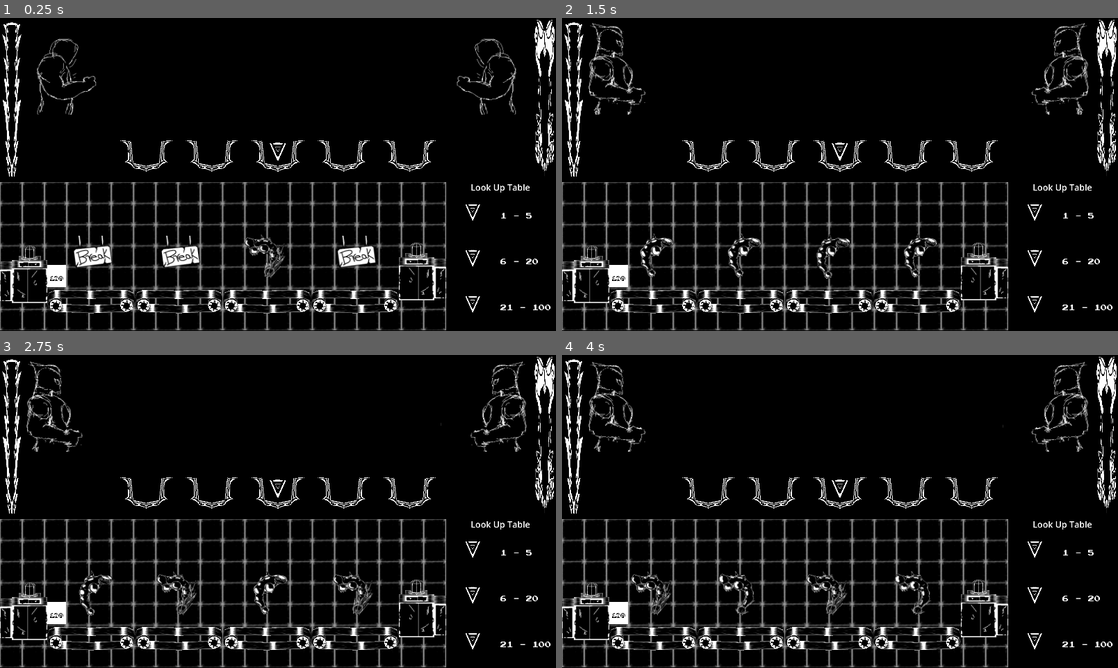
Above: before the commit, frames 1-4 (two rows, left to right).
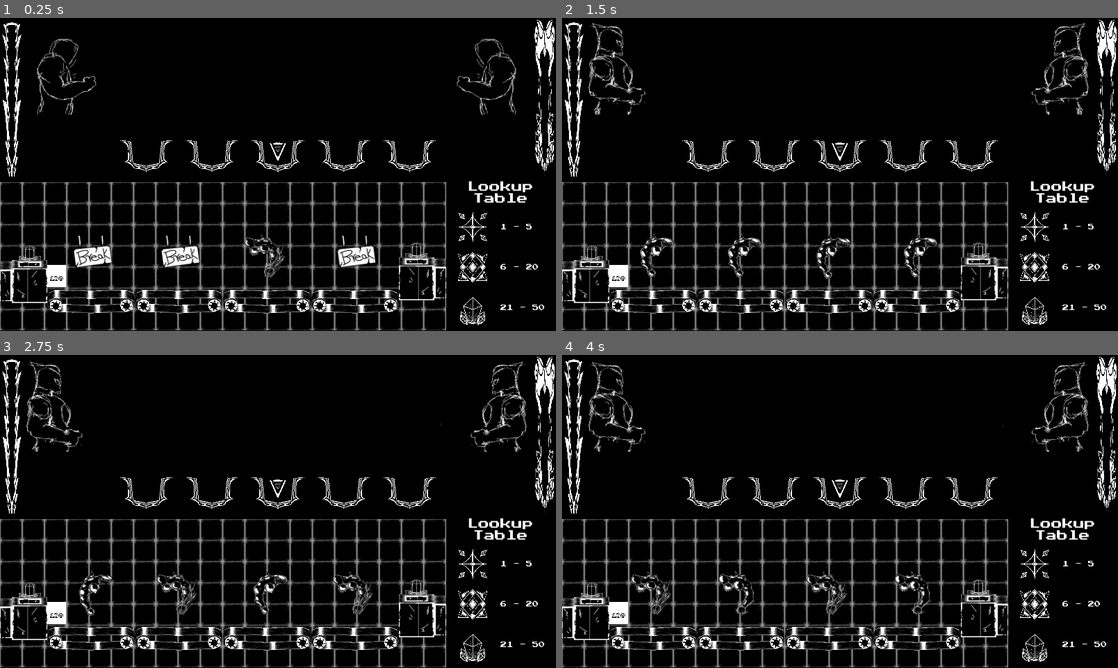
Above: after the commit, the same moments.

Repository: patches34/super-conveyor-bros
Game: Godot game, scene res://Scenes/main_level.tscn
Two runs of this game, one before a commit and one after it. Both use one fixed random seed, a clock stepped at 60 frames per second and the inputs below. The engine's default icon, where the game draws it, is replaced by a stand-in: a white triangle on a blue panel in a dark square.
Inputs (mouse positions are in pixels of both pictures, inside the frame that each line leads up to):
- Up to frame 1 (0.25 s): no input
- Up to frame 2 (1.5 s): move the mouse to (962, 158) at 0.52 s; hold Mouse wheel down (scroll_down) 0.53-1.28 s; move the mouse to (728, 190) at 1.27 s; tap Mouse wheel up (scroll_up) at 1.35 s
- Up to frame 3 (2.75 s): move the mouse to (333, 442) at 2.02 s; hold Middle mouse button (toggle_belt) from 2.03 s (still down)
- Up to frame 4 (4 s): move the mouse to (812, 574) at 2.77 s; release Middle mouse button (toggle_belt) at 2.78 s; tap Mouse wheel down (scroll_down) at 2.85 s; move the mouse to (1006, 558) at 3.52 s; hold Mouse wheel up (scroll_up) from 3.53 s (still down)

The runs differ from the first frame. In frame 1, 1.0% of the frame differs, in the area x 82-100%, y 52-98%; in frame 2, 1.0%; in frame 3, 1.0%; in frame 4, 1.0%.

Commit message:
Fixed spawning

Diff:
--- a/super-conveyor-bros/Prefabs/ui.tscn
+++ b/super-conveyor-bros/Prefabs/ui.tscn
@@ -2,9 +2,12 @@
 
 [ext_resource type="Script" uid="uid://cx7veo6q2f5rk" path="res://Scripts/game_ui_manager.gd" id="1_weo7u"]
 [ext_resource type="Texture2D" uid="uid://ly7jrplt86ky" path="res://Texture/T_BaseArrow.png" id="1_xd705"]
+[ext_resource type="Texture2D" uid="uid://cfwgd3mdi4itd" path="res://Texture/T_IteamV3.png" id="2_k0meo"]
 [ext_resource type="FontFile" uid="uid://b2qpofvcgi2vf" path="res://Fonts/PressStart2P-Regular.ttf" id="2_ykg4x"]
 [ext_resource type="Texture2D" uid="uid://dfgceuuh0hpdq" path="res://Texture/T_BaseEnemyEnergy.png" id="3_srcu5"]
+[ext_resource type="Texture2D" uid="uid://814wu7t4xtpu" path="res://Texture/T_IteamV2.png" id="4_vf106"]
 [ext_resource type="Texture2D" uid="uid://by85p1gc07uyn" path="res://Texture/T_BaseHeroMaskV2.png" id="4_xd705"]
+[ext_resource type="Texture2D" uid="uid://drueodaxb3xvm" path="res://Texture/T_IteamV1.png" id="5_3vqh3"]
 [ext_resource type="Texture2D" uid="uid://cy37bjyaifjwd" path="res://icon.svg" id="5_weo7u"]
 [ext_resource type="Texture2D" uid="uid://x5a3ii31fwuf" path="res://Texture/T_BaseHeroEnergy.png" id="6_srcu5"]
 [ext_resource type="Texture2D" uid="uid://dfx0xu1rqb4w0" path="res://Texture/T_BaseEnemyMaskV2.png" id="7_oaevd"]
@@ -34,42 +37,43 @@
 grow_vertical = 0
 offset_transform_enabled = true
 
-[node name="VSplitContainer" type="VSplitContainer" parent="Lookup -Panel" unique_id=1611906968]
-self_modulate = Color(1, 1, 1, 0)
-layout_mode = 1
-anchors_preset = 15
-anchor_right = 1.0
-anchor_bottom = 1.0
-grow_horizontal = 2
-grow_vertical = 2
-split_offsets = PackedInt32Array(0, 0, 0)
-dragging_enabled = false
-dragger_visibility = 2
-
-[node name="Label" type="Label" parent="Lookup -Panel/VSplitContainer" unique_id=390377287]
+[node name="VBoxContainer" type="VBoxContainer" parent="Lookup -Panel" unique_id=1449625201]
+layout_mode = 1
+anchors_preset = -1
+anchor_right = 1.0
+anchor_bottom = 1.0
+offset_bottom = -21.0
+grow_horizontal = 2
+grow_vertical = 2
+theme_override_constants/separation = 20
+
+[node name="Label" type="Label" parent="Lookup -Panel/VBoxContainer" unique_id=390377287]
 layout_mode = 2
 size_flags_vertical = 6
 size_flags_stretch_ratio = 0.0
-theme_override_font_sizes/font_size = 30
-text = "Look Up Table"
+theme_override_fonts/font = ExtResource("2_ykg4x")
+theme_override_font_sizes/font_size = 38
+text = "Lookup Table"
 horizontal_alignment = 1
-
-[node name="Panel" type="Panel" parent="Lookup -Panel/VSplitContainer" unique_id=260914250]
+autowrap_mode = 3
+
+[node name="Panel" type="Panel" parent="Lookup -Panel/VBoxContainer" unique_id=260914250]
 self_modulate = Color(1, 1, 1, 0)
 layout_mode = 2
 size_flags_vertical = 3
 
-[node name="TextureRect" type="TextureRect" parent="Lookup -Panel/VSplitContainer/Panel" unique_id=292853891]
+[node name="TextureRect" type="TextureRect" parent="Lookup -Panel/VBoxContainer/Panel" unique_id=292853891]
 layout_mode = 1
 anchors_preset = -1
 anchor_right = 0.5
 anchor_bottom = 1.0
-grow_vertical = 2
-texture = ExtResource("1_xd705")
-expand_mode = 3
-stretch_mode = 5
-
-[node name="Label" type="Label" parent="Lookup -Panel/VSplitContainer/Panel" unique_id=1672859920]
+grow_horizontal = 2
+grow_vertical = 2
+texture = ExtResource("2_k0meo")
+expand_mode = 1
+stretch_mode = 5
+
+[node name="Label" type="Label" parent="Lookup -Panel/VBoxContainer/Panel" unique_id=1672859920]
 layout_mode = 1
 anchors_preset = -1
 anchor_left = 0.5
@@ -82,22 +86,23 @@
 text = "1 - 5"
 vertical_alignment = 1
 
-[node name="Panel2" type="Panel" parent="Lookup -Panel/VSplitContainer" unique_id=863381233]
+[node name="Panel2" type="Panel" parent="Lookup -Panel/VBoxContainer" unique_id=863381233]
 self_modulate = Color(1, 1, 1, 0)
 layout_mode = 2
 size_flags_vertical = 3
 
-[node name="TextureRect" type="TextureRect" parent="Lookup -Panel/VSplitContainer/Panel2" unique_id=1023134862]
+[node name="TextureRect" type="TextureRect" parent="Lookup -Panel/VBoxContainer/Panel2" unique_id=1023134862]
 layout_mode = 1
 anchors_preset = -1
 anchor_right = 0.5
 anchor_bottom = 1.0
-grow_vertical = 2
-texture = ExtResource("1_xd705")
-expand_mode = 3
-stretch_mode = 5
-
-[node name="Label" type="Label" parent="Lookup -Panel/VSplitContainer/Panel2" unique_id=777937389]
+grow_horizontal = 2
+grow_vertical = 2
+texture = ExtResource("4_vf106")
+expand_mode = 1
+stretch_mode = 5
+
+[node name="Label" type="Label" parent="Lookup -Panel/VBoxContainer/Panel2" unique_id=777937389]
 layout_mode = 1
 anchors_preset = -1
 anchor_left = 0.5
@@ -110,22 +115,23 @@
 text = "6 - 20"
 vertical_alignment = 1
 
-[node name="Panel3" type="Panel" parent="Lookup -Panel/VSplitContainer" unique_id=1826904536]
+[node name="Panel3" type="Panel" parent="Lookup -Panel/VBoxContainer" unique_id=1826904536]
 self_modulate = Color(1, 1, 1, 0)
 layout_mode = 2
 size_flags_vertical = 3
 
-[node name="TextureRect" type="TextureRect" parent="Lookup -Panel/VSplitContainer/Panel3" unique_id=266632854]
+[node name="TextureRect" type="TextureRect" parent="Lookup -Panel/VBoxContainer/Panel3" unique_id=266632854]
 layout_mode = 1
 anchors_preset = -1
 anchor_right = 0.5
 anchor_bottom = 1.0
-grow_vertical = 2
-texture = ExtResource("1_xd705")
-expand_mode = 3
-stretch_mode = 5
-
-[node name="Label" type="Label" parent="Lookup -Panel/VSplitContainer/Panel3" unique_id=1453762844]
+grow_horizontal = 2
+grow_vertical = 2
+texture = ExtResource("5_3vqh3")
+expand_mode = 1
+stretch_mode = 5
+
+[node name="Label" type="Label" parent="Lookup -Panel/VBoxContainer/Panel3" unique_id=1453762844]
 layout_mode = 1
 anchors_preset = -1
 anchor_left = 0.5
@@ -135,7 +141,7 @@
 grow_vertical = 2
 theme_override_fonts/font = ExtResource("2_ykg4x")
 theme_override_font_sizes/font_size = 22
-text = "21 - 100"
+text = "21 - 50"
 vertical_alignment = 1
 
 [node name="Battle - Panel2" type="Panel" parent="." unique_id=1498538085]
--- a/super-conveyor-bros/Scripts/item_capture.gd
+++ b/super-conveyor-bros/Scripts/item_capture.gd
@@ -1,5 +1,7 @@
 extends Node3D
 @export var kaiju:Kaiju
+
+signal on_capture(item:Item)
 
 # Called when the node enters the scene tree for the first time.
 func _ready() -> void:
@@ -13,8 +15,11 @@
 
 func _on_area_3d_area_entered(area: Area3D) -> void:
 	var health = area.get("health")
+
 	if health != null && kaiju != null:
 		kaiju.consume_item(health)
 
 	if area.has_method("_on_capture"):
 		area._on_capture()
+
+		on_capture.emit(area)
--- a/super-conveyor-bros/Scripts/item_spawn.gd
+++ b/super-conveyor-bros/Scripts/item_spawn.gd
@@ -3,7 +3,7 @@
 var item_prefab: PackedScene = preload("res://Prefabs/item.tscn")
 
 @export var max_spawn: int = 5
-var spawns = []
+@export var spawns = []
 
 @export var spawn_time: float = 4.0
 var timer:float = 0
@@ -21,6 +21,8 @@
 
 # Called every frame. 'delta' is the elapsed time since the previous frame.
 func _process(delta: float) -> void:
+	spawns = spawns.filter(func (item): return is_instance_valid(item))
+
 	timer -= delta
 
 	if (timer <= 0):
